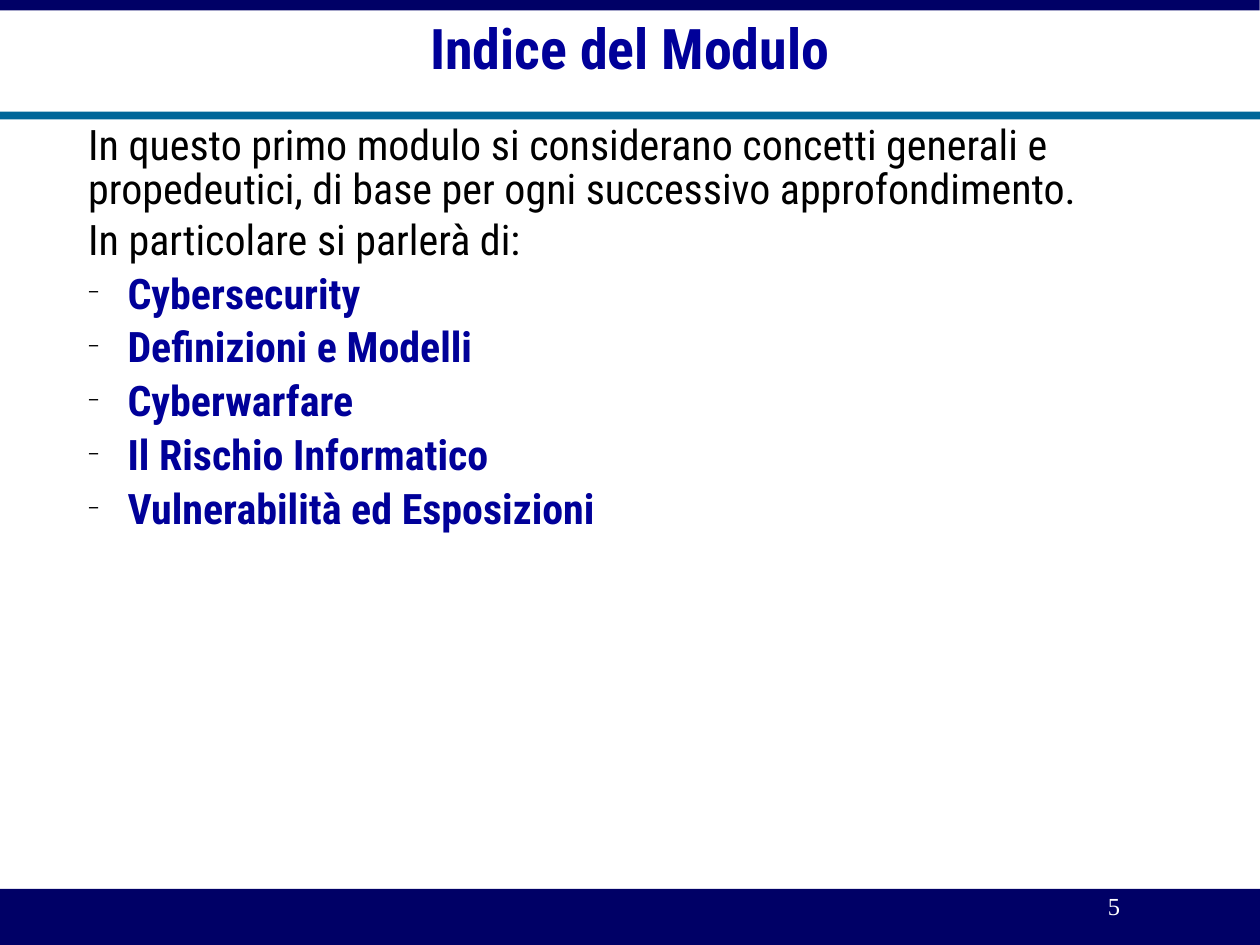
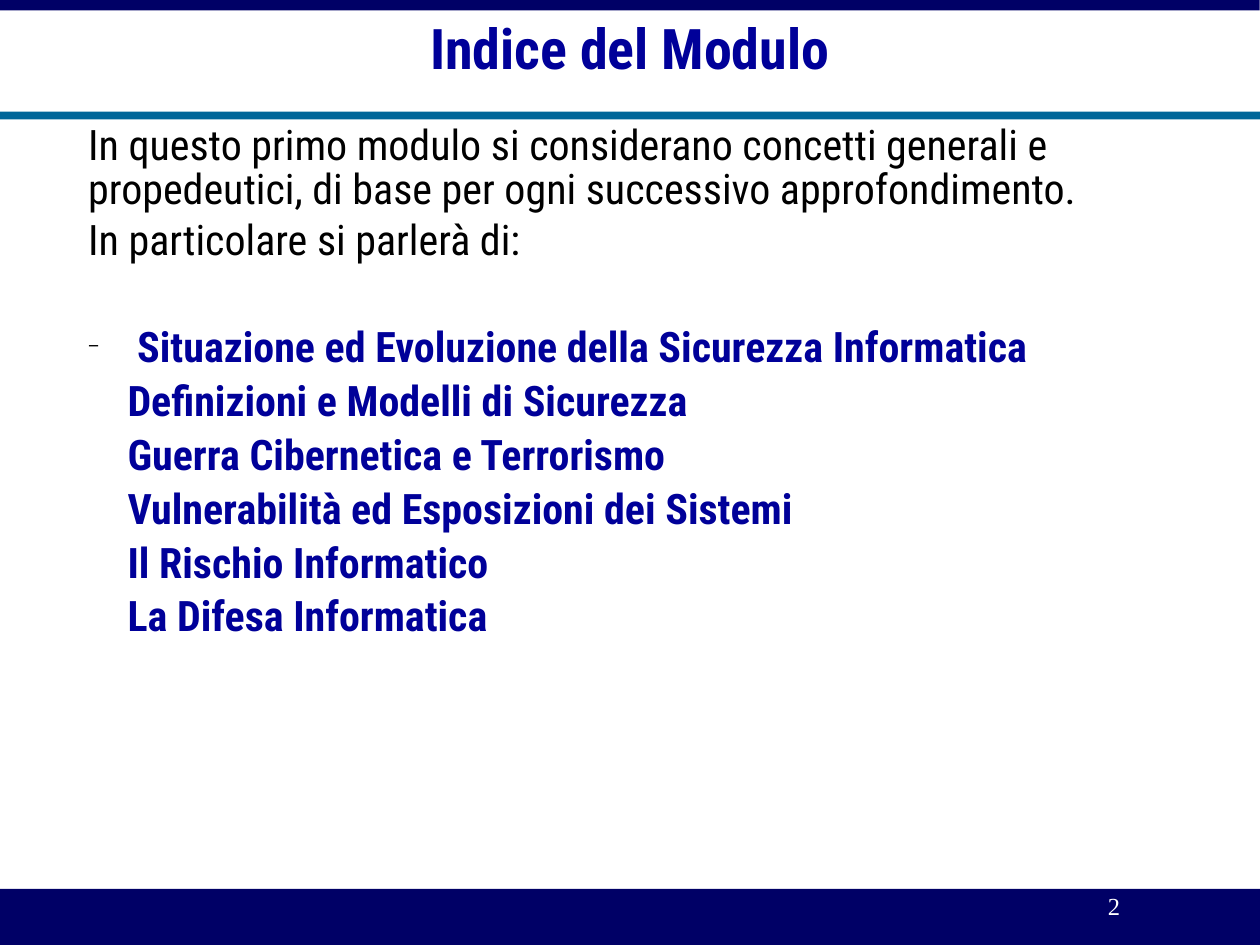
Before and after one commit to michelesimioli/cybersecurity_book, a slide deck: slide 2 of gitbook/slides/01intro.odp (slide 5 before the commit). Drawn at 1260x945 pixels with LibreOffice and Linux fonts; fonts in the diff are those of the drawing. Boxes give left, top, right and bottom in pixels: in the first picture for what was removed or moved away, otherwise in the second. Text is boxed around its words. In the diff, an @@ line names an element or a change of style, - is before the commit and + after.

```diff
--- a/gitbook/slides/01intro.odp
+++ b/gitbook/slides/01intro.odp
@@ text at [128, 330, 1027, 533]: text changed @@
-  − Cybersecurity
-  − Definizioni e Modelli
-  − Cyberwarfare
+  − Situazione ed Evoluzione della Sicurezza Informatica
+  Definizioni e Modelli di Sicurezza
+  Guerra Cibernetica e Terrorismo
+  Vulnerabilità ed Esposizioni dei Sistemi
@@ text at [128, 546, 488, 579]: bullet − to none @@
@@ text at [128, 599, 487, 632]: text changed @@
-  − Vulnerabilità ed Esposizioni
+  La Difesa Informatica
@@ page number at [1108, 898, 1120, 915]: text changed @@
-5
+2
```
Also in this commit, not shown: 4 other slides changed, 10 slides added, 8 slides removed, 8 other files.
